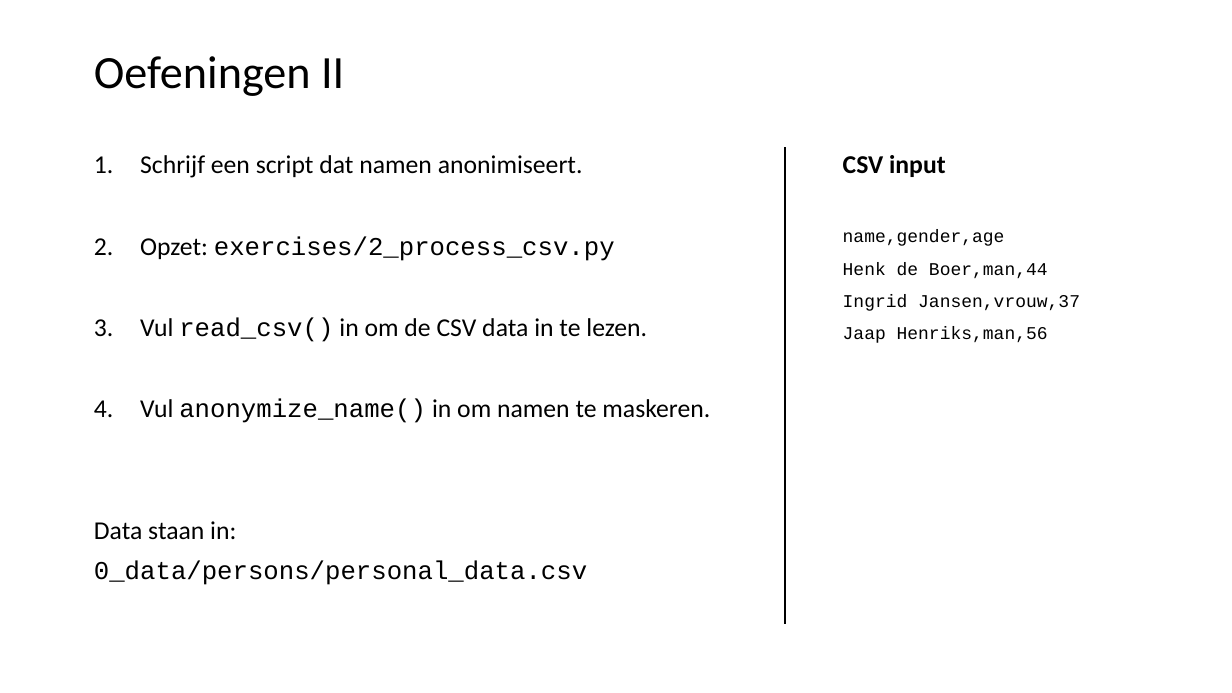
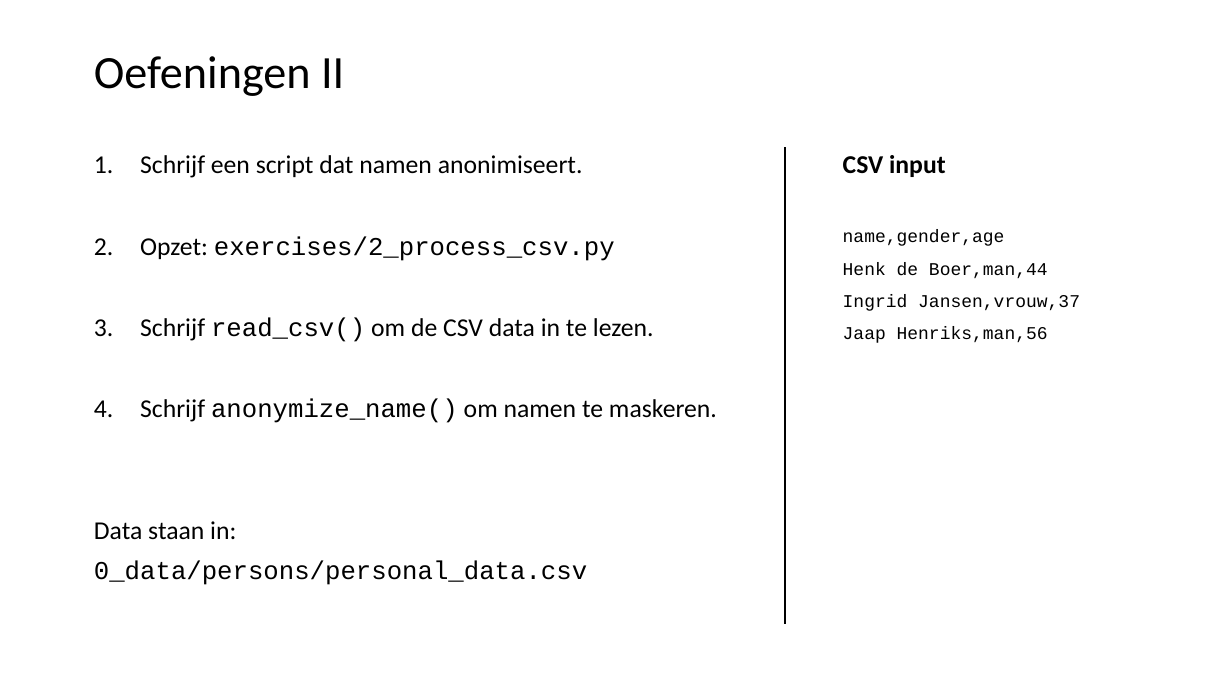
Before and after one commit to LFKoning/knowledge-sharing, a slide deck: slide 46 of python_course/1_basics_classes/python_cursus_1.pptx. Drawn at 1232x693 pixels with LibreOffice and Linux fonts; fonts in the diff are those of the drawing. Boxes give left, top, right and bottom in pixels: in the first picture for what was removed or moved away, otherwise in the second. Text is boxed around its words. In the diff, an @@ line names an element or a change of style, - is before the commit and + after.

```diff
--- a/python_course/1_basics_classes/python_cursus_1.pptx
+++ b/python_course/1_basics_classes/python_cursus_1.pptx
@@ text at bbox=[140, 317, 717, 423]: text changed @@
-3. Vul read_csv() in om de CSV data in te lezen.
-4. Vul anonymize_name() in om namen te maskeren.
+3. Schrijf read_csv() om de CSV data in te lezen.
+4. Schrijf anonymize_name() om namen te maskeren.
```
Also in this commit, not shown: 6 other slides changed, 1 slide added, 3 other files.
